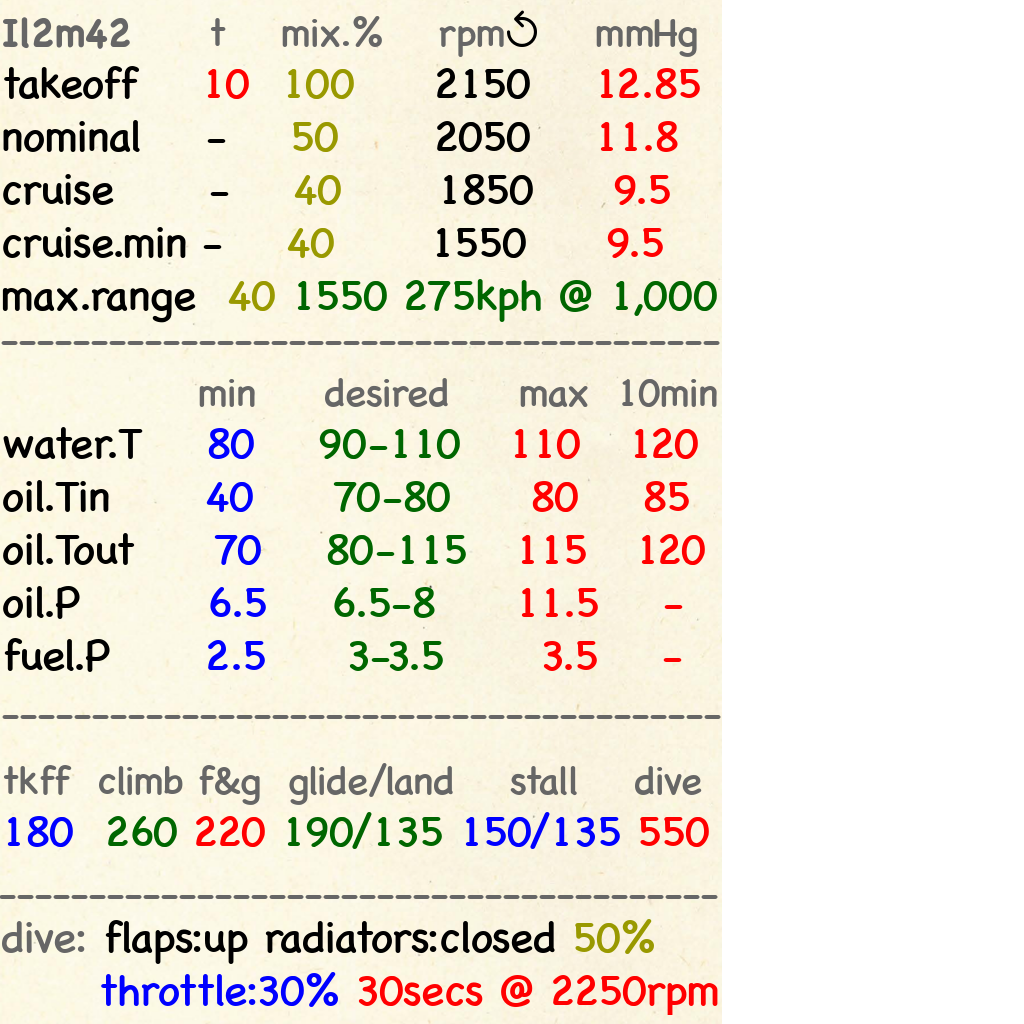
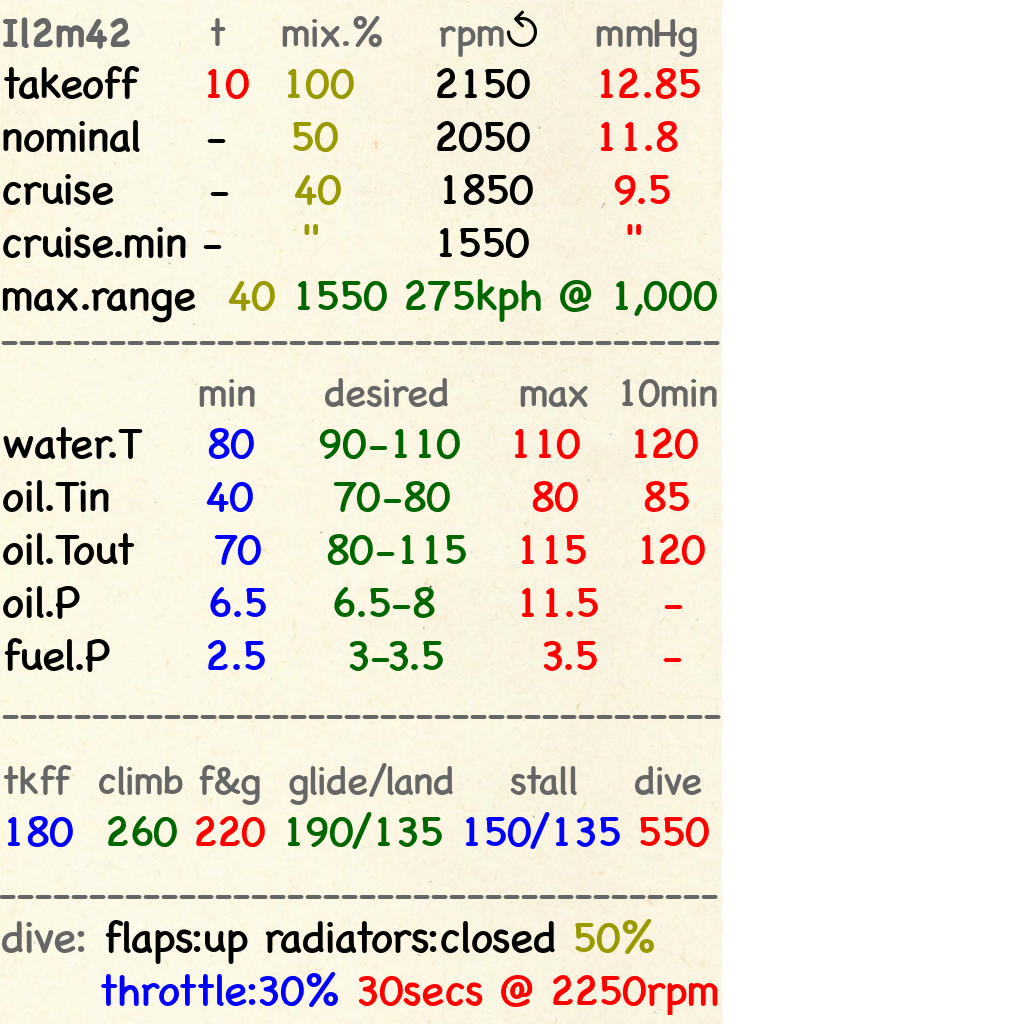
The second 1024x1024 image is a revision of the first. Changes to its layers:
painted on "Il2m42 t mix.% rpm↺ ..." over box(287, 224, 663, 258)
